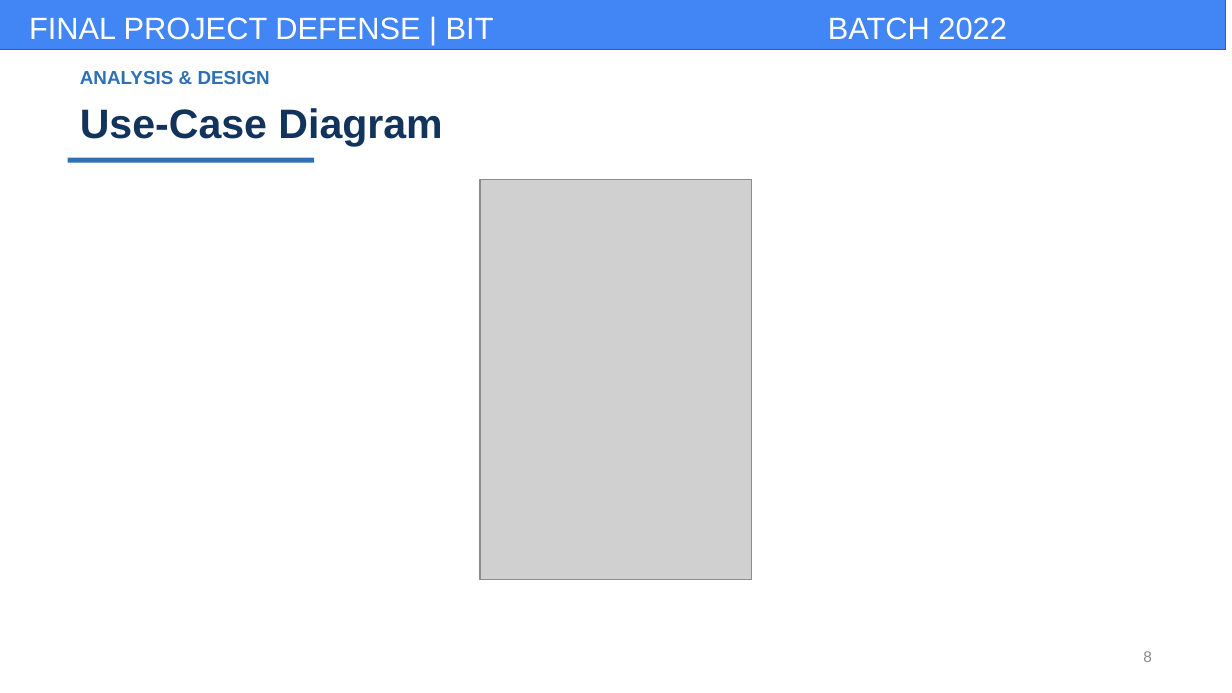
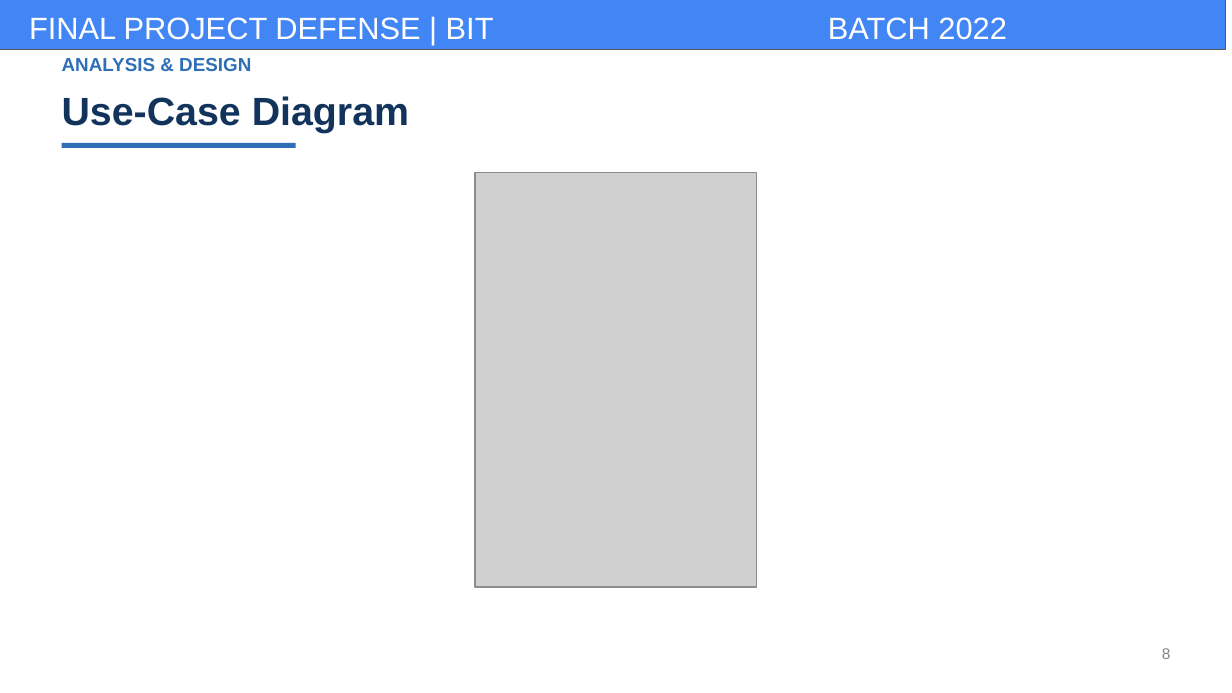
Before and after one commit to kafle1/pocket-drs, a slide deck: slide 8 of dump/report_docs/pocketdrs_presentation.pptx. Drawn at 1232x693 pixels with LibreOffice and Linux fonts; fonts in the diff are those of the drawing; grey boxes stand for pictures; background and template pictures are left out. Boxes give left, top, right and bottom in pixels: in the first picture for what was removed or moved away, otherwise in the second. Text is boxed around its words. In the diff, an @@ line names an element or a change of style, - is before the commit and + after.

```diff
--- a/dump/report_docs/pocketdrs_presentation.pptx
+++ b/dump/report_docs/pocketdrs_presentation.pptx
@@ text "ANALYSIS & DESIGN": place and size @@
-text "ANALYSIS & DESIGN" at <box>80,71,270,84</box>
+text "ANALYSIS & DESIGN" at <box>62,58,251,71</box>
@@ text "ANALYSIS & DESIGN" at <box>62,58,251,71</box>: line spacing 1 to 1.04 @@
@@ text "Use-Case Diagram": place and size @@
-text "Use-Case Diagram" at <box>80,108,442,146</box>
+text "Use-Case Diagram" at <box>62,96,409,132</box>
@@ text "Use-Case Diagram" at <box>62,96,409,132</box>: size 24 to 23 pt; line spacing 1 to 1.04 @@
@@ rectangle: place and size @@
-rectangle at <box>68,158,314,163</box>
+rectangle at <box>62,143,296,148</box>
@@ picture: place and size @@
-picture at <box>480,180,753,580</box>
+picture at <box>476,172,758,588</box>
@@ text "8" at <box>1162,648,1171,659</box>: text colour #8A8A8A to #7C8690; line spacing 1 to 1.04 @@
```
Also in this commit, not shown: 11 other slides changed, 10 slides added, 8 slides removed, 39 other files.
